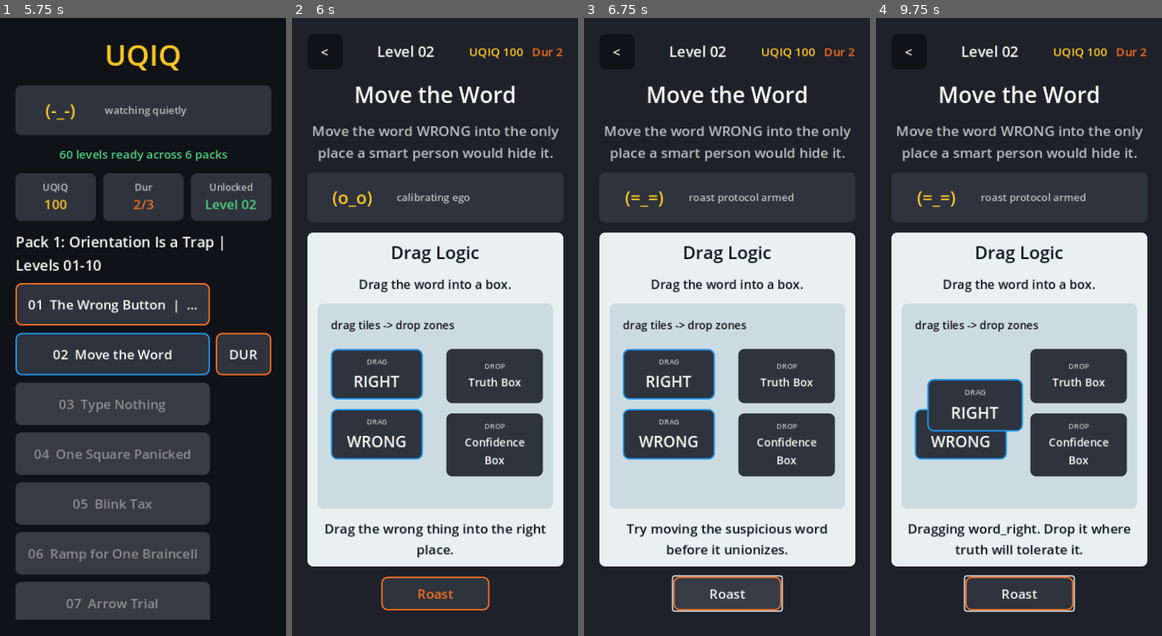
Above: before the commit, frames 1-4 (left to right).
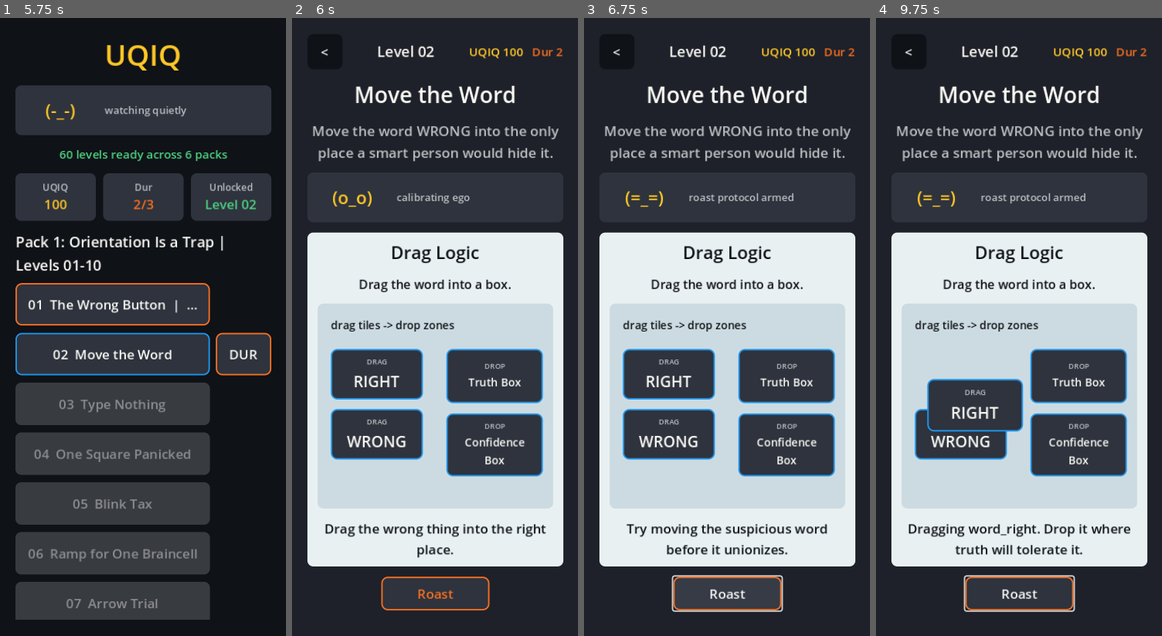
Above: after the commit, the same moments.

Repository: scwlkr/UQIQ
Game: Godot game, scene res://scenes/Main.tscn
Two runs of this game, one before a commit and one after it. Both use one fixed random seed, a clock stepped at 60 frames per second and the inputs below.
Inputs (mouse positions are in pixels of both pictures, inside the frame that each line leads up to):
- Up to frame 1 (5.75 s): click "01 The Wrong Button" at 0.5 s; click "<" at 1.25 s; click "DUR" at 2 s; click "01 The Wrong Button | DUR'D -…" at 2.75 s; click "<" at 3.5 s; click "01 The Wrong Button | DUR'D -…" at 4.25 s; click "<" at 5 s
- Up to frame 2 (6 s): click "02 Move the Word" at 5.75 s
- Up to frame 3 (6.75 s): click "Roast" at 6.5 s
- Up to frame 4 (9.75 s): click "Roast" at 7.25 s; click "Roast" at 8 s; tap Enter at 8.75 s; move the mouse to (1081, 296) at 8.77 s; click (1081, 296) at 8.92 s; tap Space at 9.5 s; drag from (961, 357) to (1004, 450) at 9.52 s

Frame 1 is identical in both runs. In frame 2, 0.7% of the frame differs, in the area x 53-88%, y 53-75%; in frame 3, 0.7%; in frame 4, 0.7%.

Commit message:
Frame drag drop zones

Diff:
--- a/scripts/main.gd
+++ b/scripts/main.gd
@@ -1560,7 +1560,7 @@
 	zone.custom_minimum_size = Vector2(132, 74)
 	zone.size = zone.custom_minimum_size
 	zone.mouse_filter = Control.MOUSE_FILTER_PASS
-	zone.add_theme_stylebox_override("panel", _flat_box(COLOR_PANEL_ALT, 8))
+	zone.add_theme_stylebox_override("panel", _framed_box(COLOR_PANEL_ALT, COLOR_BLUE, 8))
 	zone.set_meta("target_id", str(target.get("id", "")))
 
 	var box := VBoxContainer.new()
@@ -1707,8 +1707,10 @@
 		if zone == null or not is_instance_valid(zone):
 			continue
 
-		var color := COLOR_YELLOW.darkened(0.16) if str(target_id) == _drag_hover_target_id else COLOR_PANEL_ALT
-		zone.add_theme_stylebox_override("panel", _flat_box(color, 8))
+		var is_hovered := str(target_id) == _drag_hover_target_id
+		var color := COLOR_YELLOW.darkened(0.16) if is_hovered else COLOR_PANEL_ALT
+		var border_color := COLOR_YELLOW if is_hovered else COLOR_BLUE
+		zone.add_theme_stylebox_override("panel", _framed_box(color, border_color, 8))
 
 
 func _snap_drag_tile_to_zone(tile: Control, target_id: String) -> void:
Binary file changed: docs/app-store/screenshots/07_drag_logic.png
Not shown, changed: docs/RELEASE_STATUS.md
